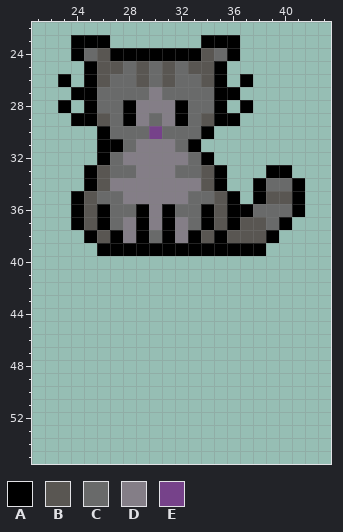
File history of a pixel-art file, Sprites/Camilla-Idle.aseprite. That is the earlier state.
64x64 pixels, 1 frame. Shown: x 21..43, y 22..55.
Palette (. is transparent): A #000000  B #595652  C #696a6a  D #847e87  E #76428a
Pixels before, first column x 23:
23 .AAA.......AAA.....
24 .ACBAAAAAAABCA.....
25 ..ABBCBCBCBBA......
26 A.ABCCBCBCCBA.A....
27 .AACCCCDCCCCAA.....
28 A.ACCADDDACCA.A....
29 .AABCADCDACBAA.....
30 ...ACCCECCCA.......
31 ...AACDDDCA........
32 ...ACDDDDDCA.......
33 ..ABCCDDDCCBA...AA.
34 ..ABDDDDDDDBA..ACCA
35 .ABCCDDDDDCCBA.ABBA
36 .ABACCADACCABAACCCA
37 .ABACDADADCABABBCA.
38 ..ABADACADABABBBA..
39 ...AAAAAAAAAAAAA...
Now the later version:
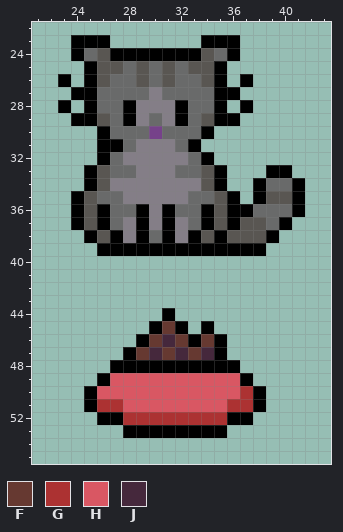
Colours new in this view: F #663931  G #ac3232  H #d95763  J #45283c
Diff:
Changed rows in their new state; - is an unchanged pixel.
first column x 25:
44 ------A-------
45 -----AFA-A----
46 ----AFJFAFA---
47 ---AFJFJFJA---
48 --AAAAAAAAAA--
49 -AHHHHHHHHHHA-
50 AHHHHHHHHHHHGA
51 AGGHHHHHHHHGGA
52 -AAGGGGGGGGAA-
53 ---AAAAAAAA---
Pixel boxes of the changes (left, top, right, bottom) in both pictures:
added: (84, 308, 266, 438)
